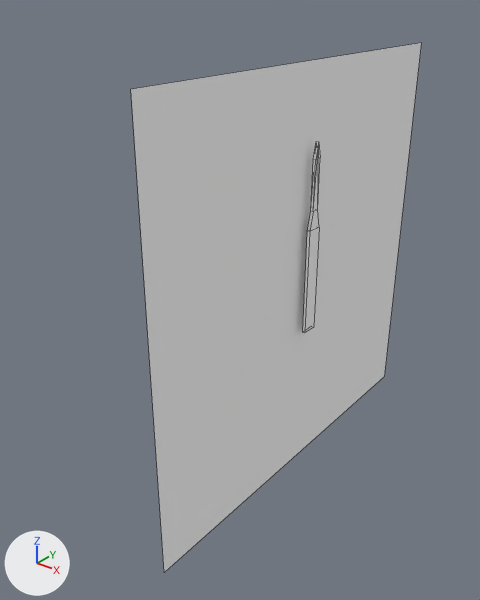
Renders of the Blender file dev/blender/instruments/asi.blend from each side of a commit.
One viewpoint serves both versions: a 50 mm lens placed at (-0.3072, -0.4083, 0.1534), pointed at (-0.3807, -0.3164, 0.0965). Every picture has the same lights, and +X, +Y and +Z are marked at lower left. Mesh edges are drawn as thin lines.

The first picture shows 'Face', 'Needle'.
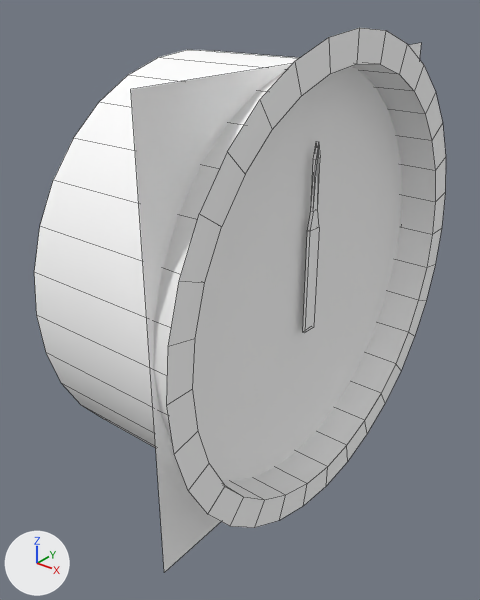
The newer file is also rescaled (x0.895), turned or shifted as a whole; pictures and numbers use the older file's frame.

Pixel boxes [x1, y1, x2, y2] of what changed, in the pictures (480 x 600 px):
'Case', added
    after: [34, 28, 446, 528]

The change, as a diff of the scene's bpy script:
```diff
--- a/dev/blender/instruments/asi.blend.py
+++ b/dev/blender/instruments/asi.blend.py
@@ mat_material @@
+mat_material = diffuse_material('Material')
+mat_material.base_color = (1.0, 1.0, 1.0)  # white #ffffff
@@ me_circle_008 @@
+me_circle_008.from_pydata(...)  # 128 vertices, 64 faces; spans x -0.032..0.0, y -0.1299..-0.0499, z -0.0403..0.0397
+me_circle_008.polygons.foreach_set('use_smooth', [True] * 64)
+me_circle_008.materials.append(mat_material)  # its picture is missing
@@ ob_case @@
+ob_case = bpy.data.objects.new('Case', me_circle_008)
+ob_case.location = (-0.3612, -0.2113, 0.1022)
+ob_case.scale = (1.12, 1.12, 1.12)
+ob_case.show_transparent = True
```
